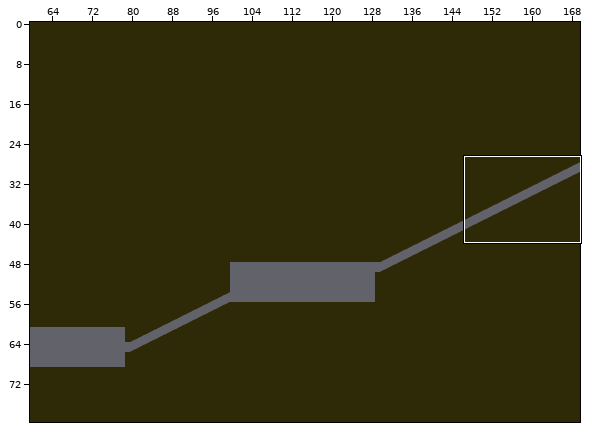
Tiled map -- New Unity Project/Assets/SuperTiled2Unity/Import(GE)/3rd_Level.tmx. Above: a wide view before the commit, with the close-up outlined.
Close-up. Before:
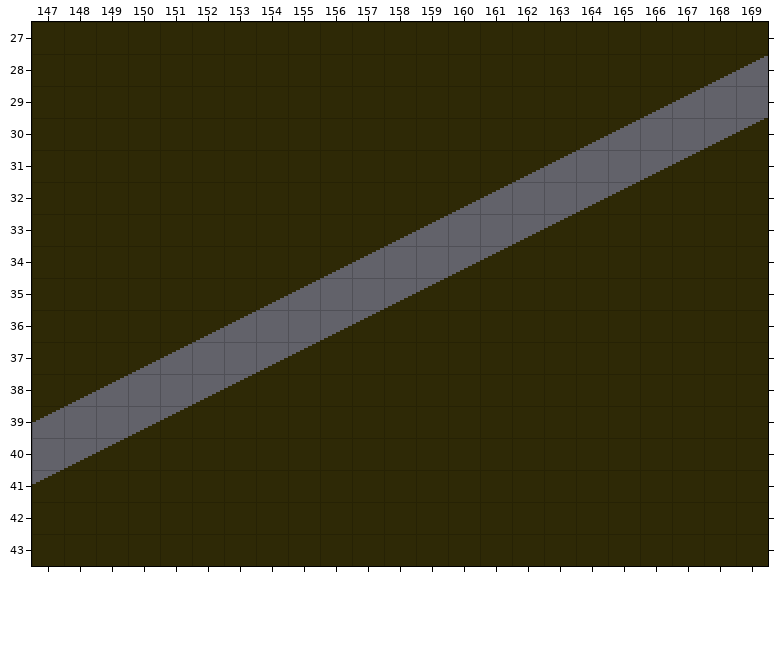
Cells are 16x16 px. Shown: x 147..169, y 27..43. The commit also changed other parts of the map, which this record leaves out.
The same view after the edit:
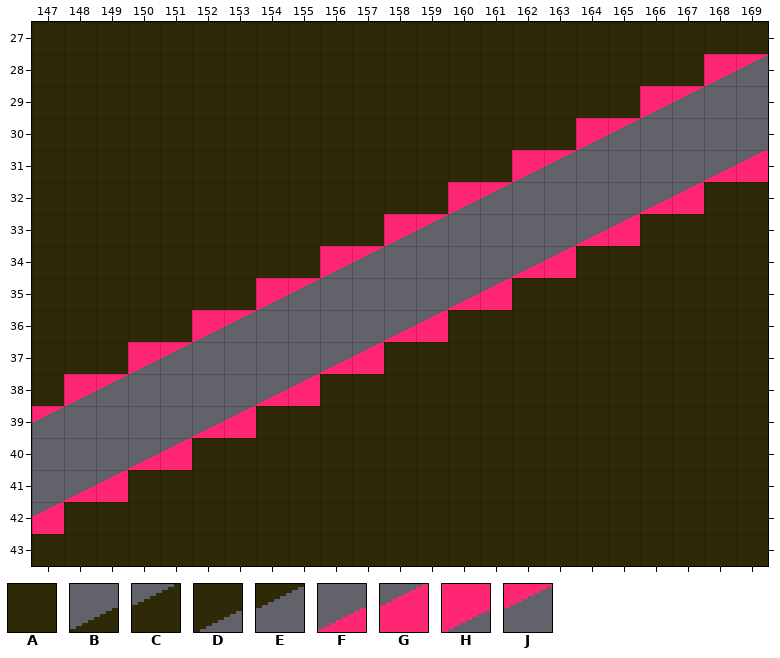
Key: from "3rd_Level": A 0, B 20, C 21, D 27, E 28; from "Prototype_1": F 20, G 21, H 27, J 28.
_ is an empty cell.
The exact change:
Layer "Tile Layer 1":
y 28: x 168..169 DE -> HJ
y 29: x 166..167 DE -> HJ
y 30: x 164..165 DE -> HJ; x 168..169 BC -> __
y 31: x 162..163 DE -> HJ; x 166..169 BCAA -> __FG
y 32: x 160..161 DE -> HJ; x 164..167 BCAA -> __FG
y 33: x 158..159 DE -> HJ; x 162..165 BCAA -> __FG
y 34: x 156..157 DE -> HJ; x 160..163 BCAA -> __FG
y 35: x 154..155 DE -> HJ; x 158..161 BCAA -> __FG
y 36: x 152..153 DE -> HJ; x 156..159 BCAA -> __FG
y 37: x 150..151 DE -> HJ; x 154..157 BCAA -> __FG
y 38: x 148..149 DE -> HJ; x 152..155 BCAA -> __FG
y 39: x 147 E -> J; x 150..153 BCAA -> __FG
y 40: x 148..151 BCAA -> __FG
y 41: x 147..149 CAA -> _FG
y 42: x 147 A -> G
Changed places in both close-ups, as pixel boxes (x1, y1, x2, y2):
changed: (32, 54, 768, 534)
